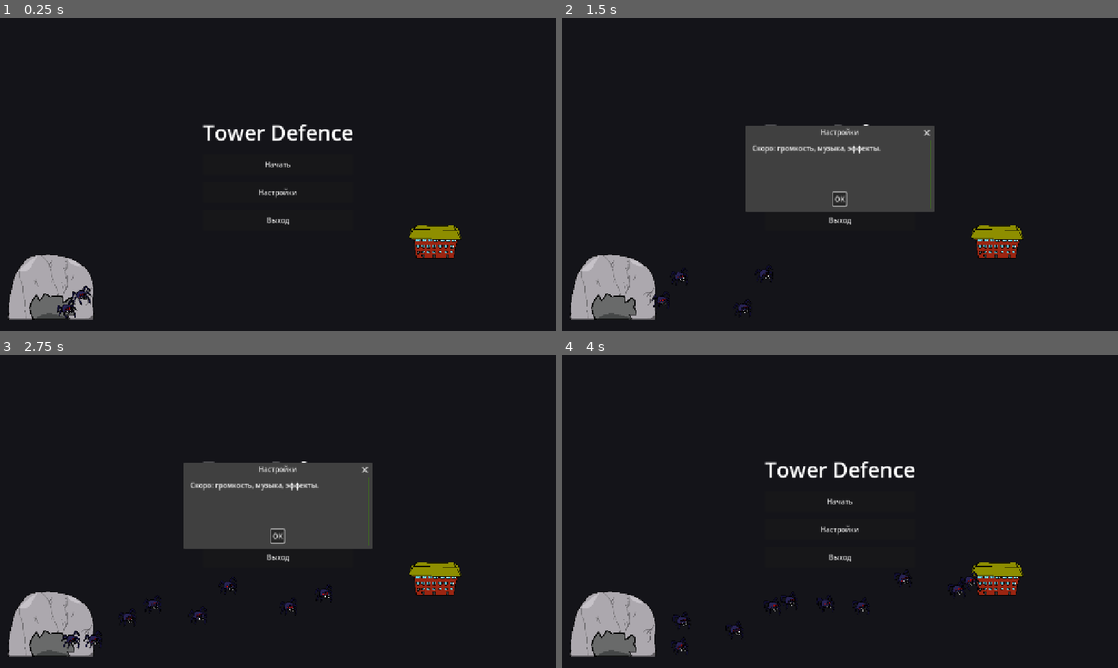
Above: before the commit, frames 1-4 (two rows, left to right).
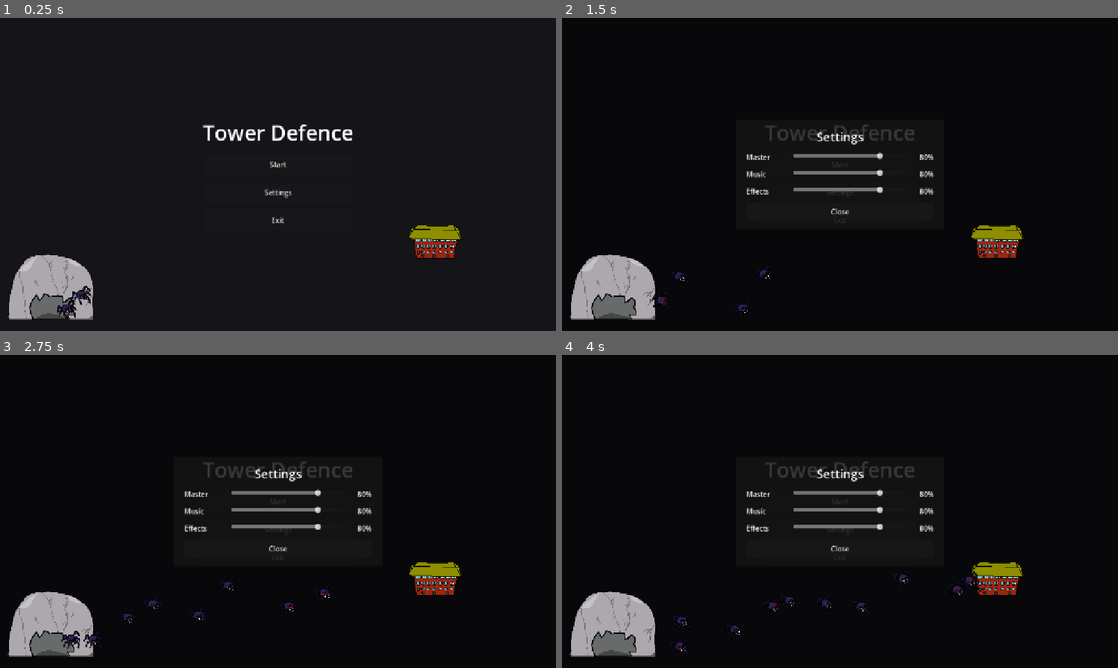
Above: after the commit, the same moments.

Repository: ternaryCat/ldjam59
Game: Godot game, scene res://components/menu.tscn
Same seed, same stepped clock (60 frames per second), same inputs: the game is played once before the commit and once after it. Sound files missing from this copy of the repository are replaced by a short silence.
Inputs (mouse positions are in pixels of both pictures, inside the frame that each line leads up to):
- Up to frame 1 (0.25 s): no input
- Up to frame 2 (1.5 s): click "Настройки" (after the commit: "Settings") at 0.5 s; click "Начать" (after the commit: "Start") at 1.25 s
- Up to frame 3 (2.75 s): click "Начать" (after the commit: "Start") at 2 s
- Up to frame 4 (4 s): click (840, 536) at 2.75 s, where only the run before the commit has a clickable "OK"; move the mouse to (962, 495) at 3.52 s; hold D (right) from 3.53 s (still down); tap W (top) at 3.6 s; click (962, 495) at 3.67 s

The runs differ from the first frame. In frame 1, 0.2% of the frame differs, in the area x 46-54%, y 45-66%; in frame 2, 8.9%, in the area x 33-67%, y 34-66%; in frame 3, 8.9%; in frame 4, 1.8%.

Commit message:
demo & audio settings

Diff:
--- /dev/null
+++ b/components/demo.gd
@@ -0,0 +1,16 @@
+extends Node2D
+
+
+func _ready() -> void:
+	_set_vision($towers/ballista, 320.0)
+	_set_vision($towers/mortar, 320.0)
+	_set_vision($towers/mage, 400.0)
+
+
+func _set_vision(tower: Node, r: float) -> void:
+	var shape := tower.get_node_or_null("vision/shape") as CollisionShape2D
+	if shape == null or not (shape.shape is CircleShape2D):
+		return
+	var c: CircleShape2D = shape.shape.duplicate()
+	c.radius = r
+	shape.shape = c
--- /dev/null
+++ b/components/demo.tscn
@@ -0,0 +1,102 @@
+[gd_scene format=3 uid="uid://ddemoscene001"]
+
+[ext_resource type="Texture2D" uid="uid://b70ern4vmdfkp" path="res://images/map.png" id="0_bg"]
+[ext_resource type="PackedScene" uid="uid://eyln1wkn80r" path="res://components/level/enemy.tscn" id="1_enm"]
+[ext_resource type="PackedScene" uid="uid://dmyske8pf6rii" path="res://components/level/tower.tscn" id="2_bal"]
+[ext_resource type="PackedScene" uid="uid://ewya4twoj74c" path="res://components/level/mortar.tscn" id="3_mor"]
+[ext_resource type="PackedScene" uid="uid://cr10sgbaehven" path="res://components/level/mage.tscn" id="4_mag"]
+[ext_resource type="Script" path="res://components/demo.gd" id="5_dmo"]
+
+[node name="Demo" type="Node2D"]
+script = ExtResource("5_dmo")
+
+[node name="background" type="Sprite2D" parent="."]
+position = Vector2(640, 360)
+texture = ExtResource("0_bg")
+
+[node name="towers" type="Node2D" parent="."]
+
+[node name="ballista" parent="towers" instance=ExtResource("2_bal")]
+position = Vector2(213, 550)
+fire_interval = 0.4
+shot_speed = 1000.0
+shot_damage = 50
+shot_pierce = 3
+shot_scale = Vector2(1.75, 1.75)
+
+[node name="mortar" parent="towers" instance=ExtResource("3_mor")]
+position = Vector2(640, 550)
+fire_interval = 1.5
+splash_radius = 160.0
+splash_damage = 50
+
+[node name="mage" parent="towers" instance=ExtResource("4_mag")]
+position = Vector2(1067, 550)
+fire_interval = 0.3
+initial_spread = 0.6
+bolt_damage = 5
+slow_duration = 5.0
+slow_factor = 0.04
+bolt_count = 7
+
+[node name="enemies" type="Node2D" parent="."]
+
+[node name="bal_e1" parent="enemies" instance=ExtResource("1_enm")]
+position = Vector2(213, 250)
+max_hp = 999999999
+
+[node name="bal_e2" parent="enemies" instance=ExtResource("1_enm")]
+position = Vector2(213, 330)
+max_hp = 999999999
+
+[node name="bal_e3" parent="enemies" instance=ExtResource("1_enm")]
+position = Vector2(213, 410)
+max_hp = 999999999
+
+[node name="mor_e1" parent="enemies" instance=ExtResource("1_enm")]
+position = Vector2(610, 180)
+max_hp = 999999999
+
+[node name="mor_e2" parent="enemies" instance=ExtResource("1_enm")]
+position = Vector2(660, 180)
+max_hp = 999999999
+
+[node name="mor_e3" parent="enemies" instance=ExtResource("1_enm")]
+position = Vector2(640, 230)
+max_hp = 999999999
+
+[node name="mor_e4" parent="enemies" instance=ExtResource("1_enm")]
+position = Vector2(600, 230)
+max_hp = 999999999
+
+[node name="mor_e5" parent="enemies" instance=ExtResource("1_enm")]
+position = Vector2(680, 230)
+max_hp = 999999999
+
+[node name="mag_e1" parent="enemies" instance=ExtResource("1_enm")]
+position = Vector2(1067, 140)
+max_hp = 999999999
+
+[node name="mag_e2" parent="enemies" instance=ExtResource("1_enm")]
+position = Vector2(1000, 180)
+max_hp = 999999999
+
+[node name="mag_e3" parent="enemies" instance=ExtResource("1_enm")]
+position = Vector2(1134, 180)
+max_hp = 999999999
+
+[node name="mag_e4" parent="enemies" instance=ExtResource("1_enm")]
+position = Vector2(1020, 240)
+max_hp = 999999999
+
+[node name="mag_e5" parent="enemies" instance=ExtResource("1_enm")]
+position = Vector2(1067, 260)
+max_hp = 999999999
+
+[node name="mag_e6" parent="enemies" instance=ExtResource("1_enm")]
+position = Vector2(1114, 240)
+max_hp = 999999999
+
+[node name="mag_e7" parent="enemies" instance=ExtResource("1_enm")]
+position = Vector2(1067, 200)
+max_hp = 999999999
--- a/components/level.gd
+++ b/components/level.gd
@@ -31,7 +31,7 @@
 const WAVE_COUNTS: Array[int] = [10, 30, 60, 100, 300]
 const WAVE_REWARDS: Array[int] = [160, 200, 280, 360]
 
-@export var starting_money: int = 120
+@export var starting_money: int = 1200
 
 var total_waves: int = WAVE_COUNTS.size()
 
@@ -55,6 +55,7 @@
 
 
 func _ready() -> void:
+	GameSettings.load_and_apply()
 	_money = starting_money
 	for id in TOWERS:
 		var probe: Node = TOWERS[id].scene.instantiate()
@@ -224,7 +225,7 @@
 	if next.has("pierce"):
 		stats.append({"key": "Pierce", "value": "%d → %d" % [int(current.get("pierce", 1)), int(next.get("pierce", 1))]})
 	if next.has("splash_radius"):
-		stats.append({"key": "Splash r.", "value": _delta_text(current.get("splash_radius", 0.0), next.get("splash_radius", 0.0))})
+		stats.append({"key": "Splash", "value": _delta_text(current.get("splash_radius", 0.0), next.get("splash_radius", 0.0))})
 	if next.has("slow_factor"):
 		var cur_slow: float = 1.0 - float(current.get("slow_factor", 1.0))
 		var next_slow: float = 1.0 - float(next.get("slow_factor", 1.0))
--- a/components/level/buildings_panel.tscn
+++ b/components/level/buildings_panel.tscn
@@ -1,7 +1,7 @@
-[gd_scene load_steps=2 format=3]
+[gd_scene format=3 uid="uid://cs2846q36epuv"]
 
-[ext_resource type="Script" path="res://components/level/buildings_panel.gd" id="1_panel"]
+[ext_resource type="Script" uid="uid://ygppgijilgk3" path="res://components/level/buildings_panel.gd" id="1_panel"]
 
-[node name="buildings_panel" type="VBoxContainer"]
+[node name="buildings_panel" type="VBoxContainer" unique_id=354739122]
+theme_override_constants/separation = 6
 script = ExtResource("1_panel")
-theme_override_constants/separation = 6
--- a/components/level/enemy.gd
+++ b/components/level/enemy.gd
@@ -64,6 +64,7 @@
 	_collision.area_entered.connect(_on_area_entered)
 	_collision.area_exited.connect(_on_area_exited)
 	_bite_sfx = AudioStreamPlayer2D.new()
+	_bite_sfx.bus = &"SFX"
 	add_child(_bite_sfx)
 	if _player == null:
 		_player = get_tree().get_first_node_in_group("player") as CharacterBody2D
--- a/components/level/hud.gd
+++ b/components/level/hud.gd
@@ -4,6 +4,19 @@
 signal tower_requested(tower_id: String)
 signal confirm_requested
 signal cancel_requested
+
+const COIN_ICON: Texture2D = preload("res://images/coin.png")
+const STAT_ICONS: Dictionary = {
+	"Range": preload("res://images/range.png"),
+	"Min": preload("res://images/min_range.png"),
+	"Rate": preload("res://images/rate.png"),
+	"Damage": preload("res://images/atack.png"),
+	"Splash": preload("res://images/splash.png"),
+	"Pierce": preload("res://images/missles.png"),
+	"Splash r.": preload("res://images/splash.png"),
+	"Bolts": preload("res://images/missles.png"),
+	"Slow": preload("res://images/slow.png"),
+}
 
 @onready var _money_label: Label = $root/money
 @onready var _phase_label: Label = $root/phase
@@ -110,20 +123,16 @@
 
 func _build_upgrade_card(item: Dictionary) -> Control:
 	var card := VBoxContainer.new()
-	card.custom_minimum_size = Vector2(200, 0)
+	card.custom_minimum_size = Vector2(220, 0)
 	var name_lbl := Label.new()
 	name_lbl.text = item.get("label", "")
 	name_lbl.horizontal_alignment = HORIZONTAL_ALIGNMENT_CENTER
 	card.add_child(name_lbl)
-	var cost_lbl := Label.new()
-	cost_lbl.text = "Cost: $%d" % item.get("cost", 0)
-	cost_lbl.horizontal_alignment = HORIZONTAL_ALIGNMENT_CENTER
-	card.add_child(cost_lbl)
+	card.add_child(_stat_row(COIN_ICON, "Cost", "$%d" % int(item.get("cost", 0))))
 	for stat in item.get("stats", []):
-		var s := Label.new()
-		s.text = "%s: %s" % [stat.get("key", ""), stat.get("value", "")]
-		s.horizontal_alignment = HORIZONTAL_ALIGNMENT_CENTER
-		card.add_child(s)
+		var key: String = stat.get("key", "")
+		var value: String = str(stat.get("value", ""))
+		card.add_child(_stat_row(STAT_ICONS.get(key, null), key, value))
 	return card
 
 
@@ -152,20 +161,16 @@
 
 func _build_card(item: Dictionary) -> Control:
 	var card := VBoxContainer.new()
-	card.custom_minimum_size = Vector2(140, 0)
+	card.custom_minimum_size = Vector2(160, 0)
 	var name_lbl := Label.new()
 	name_lbl.text = item.get("label", "")
 	name_lbl.horizontal_alignment = HORIZONTAL_ALIGNMENT_CENTER
 	card.add_child(name_lbl)
-	var cost_lbl := Label.new()
-	cost_lbl.text = "Cost: $%d" % item.get("cost", 0)
-	cost_lbl.horizontal_alignment = HORIZONTAL_ALIGNMENT_CENTER
-	card.add_child(cost_lbl)
+	card.add_child(_stat_row(COIN_ICON, "Cost", "$%d" % int(item.get("cost", 0))))
 	for stat in item.get("stats", []):
-		var s := Label.new()
-		s.text = "%s: %s" % [stat.get("key", ""), stat.get("value", "")]
-		s.horizontal_alignment = HORIZONTAL_ALIGNMENT_CENTER
-		card.add_child(s)
+		var key: String = stat.get("key", "")
+		var value: String = str(stat.get("value", ""))
+		card.add_child(_stat_row(STAT_ICONS.get(key, null), key, value))
 	var btn := Button.new()
 	btn.text = "Build"
 	btn.disabled = not item.get("affordable", false)
@@ -175,5 +180,21 @@
 	return card
 
 
+func _stat_row(icon: Texture2D, label: String, value: String) -> HBoxContainer:
+	var row := HBoxContainer.new()
+	row.add_theme_constant_override("separation", 6)
+	var tex := TextureRect.new()
+	tex.custom_minimum_size = Vector2(20, 20)
+	tex.expand_mode = TextureRect.EXPAND_FIT_WIDTH_PROPORTIONAL
+	tex.stretch_mode = TextureRect.STRETCH_KEEP_ASPECT_CENTERED
+	if icon:
+		tex.texture = icon
+	row.add_child(tex)
+	var lbl := Label.new()
+	lbl.text = "%s: %s" % [label, value]
+	row.add_child(lbl)
+	return row
+
+
 func _on_start_pressed() -> void:
 	wave_requested.emit()
--- a/components/level/mage.gd
+++ b/components/level/mage.gd
@@ -34,6 +34,7 @@
 		_body.input_event.connect(_on_body_input)
 	_sfx = AudioStreamPlayer2D.new()
 	_sfx.stream = ATTACK_SFX
+	_sfx.bus = &"SFX"
 	add_child(_sfx)
 	if upgrades.is_empty():
 		_populate_default_upgrades()
@@ -164,7 +165,7 @@
 		"min_range": 0.0,
 		"reload": u.fire_interval,
 		"damage": u.bolt_damage,
-		"damage_label": "Shots",
+		"damage_label": "Damage",
 		"slow_factor": u.slow_factor,
 		"slow_duration": u.slow_duration,
 		"bolt_count": u.bolt_count,
@@ -191,7 +192,7 @@
 		"min_range": 0.0,
 		"reload": fire_interval,
 		"damage": bolt_damage,
-		"damage_label": "Shots",
+		"damage_label": "Damage",
 		"slow_factor": slow_factor,
 		"slow_duration": slow_duration,
 		"bolt_count": bolt_count,
--- a/components/level/mage/bolt.gd
+++ b/components/level/mage/bolt.gd
@@ -43,6 +43,8 @@
 	var hit_target := area.get_parent()
 	if hit_target == null or not hit_target.is_in_group("enemies"):
 		return
+	if is_instance_valid(_target) and hit_target != _target:
+		return
 	if hit_target.has_method("take_damage"):
 		hit_target.take_damage(damage)
 	if hit_target.has_method("apply_slow"):
--- a/components/level/mortar.gd
+++ b/components/level/mortar.gd
@@ -33,6 +33,7 @@
 		_body.input_event.connect(_on_body_input)
 	_sfx = AudioStreamPlayer2D.new()
 	_sfx.stream = ATTACK_SFX
+	_sfx.bus = &"SFX"
 	add_child(_sfx)
 	if upgrades.is_empty():
 		_populate_default_upgrades()
@@ -144,7 +145,7 @@
 		"min_range": u.min_range,
 		"reload": u.fire_interval,
 		"damage": u.splash_damage,
-		"damage_label": "Splash",
+		"damage_label": "Damage",
 		"splash_radius": u.splash_radius,
 	}
 
@@ -168,7 +169,7 @@
 		"min_range": min_range,
 		"reload": fire_interval,
 		"damage": splash_damage,
-		"damage_label": "Splash",
+		"damage_label": "Damage",
 		"splash_radius": splash_radius,
 	}
 
--- a/components/level/mortar/impact.gd
+++ b/components/level/mortar/impact.gd
@@ -14,6 +14,7 @@
 func _ready() -> void:
 	var sfx := AudioStreamPlayer2D.new()
 	sfx.stream = BANG_SFX
+	sfx.bus = &"SFX"
 	sfx.finished.connect(func() -> void: _sfx_done = true)
 	add_child(sfx)
 	sfx.play()
--- a/components/level/signal_area.gd
+++ b/components/level/signal_area.gd
@@ -17,6 +17,7 @@
 	_sfx = AudioStreamPlayer.new()
 	_sfx.stream = SIGNAL_SFX
 	_sfx.volume_db = volume_db
+	_sfx.bus = &"SFX"
 	_sfx.finished.connect(_on_sfx_finished)
 	add_child(_sfx)
 	print("[signal_area] sfx stream=", SIGNAL_SFX, " class=", SIGNAL_SFX.get_class() if SIGNAL_SFX else "null")
--- a/components/level/tower.gd
+++ b/components/level/tower.gd
@@ -32,6 +32,7 @@
 		_body.input_event.connect(_on_body_input)
 	_sfx = AudioStreamPlayer2D.new()
 	_sfx.stream = ATTACK_SFX
+	_sfx.bus = &"SFX"
 	add_child(_sfx)
 	if upgrades.is_empty():
 		_populate_default_upgrades()
--- a/components/menu.tscn
+++ b/components/menu.tscn
@@ -38,22 +38,134 @@
 [node name="start" type="Button" parent="ui/center/vbox" unique_id=646835790]
 custom_minimum_size = Vector2(240, 48)
 layout_mode = 2
-text = "Начать"
+text = "Start"
 
 [node name="settings" type="Button" parent="ui/center/vbox" unique_id=538002535]
 custom_minimum_size = Vector2(240, 48)
 layout_mode = 2
-text = "Настройки"
+text = "Settings"
 
 [node name="quit" type="Button" parent="ui/center/vbox" unique_id=1501449431]
 custom_minimum_size = Vector2(240, 48)
 layout_mode = 2
-text = "Выход"
+text = "Exit"
 
-[node name="settings_dialog" type="AcceptDialog" parent="ui" unique_id=2045776665]
-title = "Настройки"
-size = Vector2i(420, 160)
-dialog_text = "Скоро: громкость, музыка, эффекты."
+[node name="settings_overlay" type="Control" parent="ui" unique_id=2045776665]
+visible = false
+layout_mode = 3
+anchors_preset = 15
+anchor_right = 1.0
+anchor_bottom = 1.0
+mouse_filter = 0
+
+[node name="backdrop" type="ColorRect" parent="ui/settings_overlay"]
+layout_mode = 1
+anchors_preset = 15
+anchor_right = 1.0
+anchor_bottom = 1.0
+color = Color(0, 0, 0, 0.6)
+mouse_filter = 0
+
+[node name="center" type="CenterContainer" parent="ui/settings_overlay"]
+layout_mode = 1
+anchors_preset = 15
+anchor_right = 1.0
+anchor_bottom = 1.0
+
+[node name="panel" type="PanelContainer" parent="ui/settings_overlay/center"]
+layout_mode = 2
+custom_minimum_size = Vector2(480, 0)
+
+[node name="margin" type="MarginContainer" parent="ui/settings_overlay/center/panel"]
+layout_mode = 2
+theme_override_constants/margin_left = 24
+theme_override_constants/margin_top = 20
+theme_override_constants/margin_right = 24
+theme_override_constants/margin_bottom = 20
+
+[node name="vbox" type="VBoxContainer" parent="ui/settings_overlay/center/panel/margin"]
+layout_mode = 2
+theme_override_constants/separation = 16
+
+[node name="title" type="Label" parent="ui/settings_overlay/center/panel/margin/vbox"]
+layout_mode = 2
+theme_override_font_sizes/font_size = 28
+text = "Settings"
+horizontal_alignment = 1
+
+[node name="master_row" type="HBoxContainer" parent="ui/settings_overlay/center/panel/margin/vbox"]
+layout_mode = 2
+theme_override_constants/separation = 12
+
+[node name="label" type="Label" parent="ui/settings_overlay/center/panel/margin/vbox/master_row"]
+custom_minimum_size = Vector2(96, 0)
+layout_mode = 2
+text = "Master"
+
+[node name="slider" type="HSlider" parent="ui/settings_overlay/center/panel/margin/vbox/master_row"]
+layout_mode = 2
+size_flags_horizontal = 3
+min_value = 0.0
+max_value = 1.0
+step = 0.01
+value = 0.8
+
+[node name="value" type="Label" parent="ui/settings_overlay/center/panel/margin/vbox/master_row"]
+custom_minimum_size = Vector2(56, 0)
+layout_mode = 2
+text = "80%"
+horizontal_alignment = 2
+
+[node name="music_row" type="HBoxContainer" parent="ui/settings_overlay/center/panel/margin/vbox"]
+layout_mode = 2
+theme_override_constants/separation = 12
+
+[node name="label" type="Label" parent="ui/settings_overlay/center/panel/margin/vbox/music_row"]
+custom_minimum_size = Vector2(96, 0)
+layout_mode = 2
+text = "Music"
+
+[node name="slider" type="HSlider" parent="ui/settings_overlay/center/panel/margin/vbox/music_row"]
+layout_mode = 2
+size_flags_horizontal = 3
+min_value = 0.0
+max_value = 1.0
+step = 0.01
+value = 0.8
+
+[node name="value" type="Label" parent="ui/settings_overlay/center/panel/margin/vbox/music_row"]
+custom_minimum_size = Vector2(56, 0)
+layout_mode = 2
+text = "80%"
+horizontal_alignment = 2
+
+[node name="sfx_row" type="HBoxContainer" parent="ui/settings_overlay/center/panel/margin/vbox"]
+layout_mode = 2
+theme_override_constants/separation = 12
+
+[node name="label" type="Label" parent="ui/settings_overlay/center/panel/margin/vbox/sfx_row"]
+custom_minimum_size = Vector2(96, 0)
+layout_mode = 2
+text = "Effects"
+
+[node name="slider" type="HSlider" parent="ui/settings_overlay/center/panel/margin/vbox/sfx_row"]
+layout_mode = 2
+size_flags_horizontal = 3
+min_value = 0.0
+max_value = 1.0
+step = 0.01
+value = 0.8
+
+[node name="value" type="Label" parent="ui/settings_overlay/center/panel/margin/vbox/sfx_row"]
+custom_minimum_size = Vector2(56, 0)
+layout_mode = 2
+text = "80%"
+horizontal_alignment = 2
+
+[node name="close" type="Button" parent="ui/settings_overlay/center/panel/margin/vbox"]
+custom_minimum_size = Vector2(0, 40)
+layout_mode = 2
+text = "Close"
 
 [node name="spawner" parent="ui" unique_id=1588589298 instance=ExtResource("2_np6pp")]
 position = Vector2(116, 665)
--- a/components/menu/menu.gd
+++ b/components/menu/menu.gd
@@ -1,6 +1,30 @@
 extends Node2D
 
-@onready var _settings_dialog: AcceptDialog = $ui/settings_dialog
+const SETTINGS_SCRIPT := preload("res://components/settings.gd")
+
+@onready var _settings_overlay: Control = $ui/settings_overlay
+@onready var _master_slider: HSlider = $ui/settings_overlay/center/panel/margin/vbox/master_row/slider
+@onready var _music_slider: HSlider = $ui/settings_overlay/center/panel/margin/vbox/music_row/slider
+@onready var _sfx_slider: HSlider = $ui/settings_overlay/center/panel/margin/vbox/sfx_row/slider
+@onready var _master_value: Label = $ui/settings_overlay/center/panel/margin/vbox/master_row/value
+@onready var _music_value: Label = $ui/settings_overlay/center/panel/margin/vbox/music_row/value
+@onready var _sfx_value: Label = $ui/settings_overlay/center/panel/margin/vbox/sfx_row/value
+@onready var _close_button: Button = $ui/settings_overlay/center/panel/margin/vbox/close
+
+var _volumes: Dictionary
+
+
+func _ready() -> void:
+	_volumes = SETTINGS_SCRIPT.load_and_apply()
+	_master_slider.value = _volumes[SETTINGS_SCRIPT.BUS_MASTER]
+	_music_slider.value = _volumes[SETTINGS_SCRIPT.BUS_MUSIC]
+	_sfx_slider.value = _volumes[SETTINGS_SCRIPT.BUS_SFX]
+	_update_labels()
+	_master_slider.value_changed.connect(_on_master_changed)
+	_music_slider.value_changed.connect(_on_music_changed)
+	_sfx_slider.value_changed.connect(_on_sfx_changed)
+	_close_button.pressed.connect(_on_settings_close)
+	_settings_overlay.visible = false
 
 
 func _on_start_pressed() -> void:
@@ -8,8 +32,37 @@
 
 
 func _on_settings_pressed() -> void:
-	_settings_dialog.popup_centered()
+	_settings_overlay.visible = true
 
 
 func _on_quit_pressed() -> void:
 	get_tree().quit()
+
+
+func _on_master_changed(value: float) -> void:
+	_volumes[SETTINGS_SCRIPT.BUS_MASTER] = value
+	SETTINGS_SCRIPT.set_bus_volume(SETTINGS_SCRIPT.BUS_MASTER, value)
+	_update_labels()
+
+
+func _on_music_changed(value: float) -> void:
+	_volumes[SETTINGS_SCRIPT.BUS_MUSIC] = value
+	SETTINGS_SCRIPT.set_bus_volume(SETTINGS_SCRIPT.BUS_MUSIC, value)
+	_update_labels()
+
+
+func _on_sfx_changed(value: float) -> void:
+	_volumes[SETTINGS_SCRIPT.BUS_SFX] = value
+	SETTINGS_SCRIPT.set_bus_volume(SETTINGS_SCRIPT.BUS_SFX, value)
+	_update_labels()
+
+
+func _update_labels() -> void:
+	_master_value.text = "%d%%" % int(round(float(_volumes[SETTINGS_SCRIPT.BUS_MASTER]) * 100.0))
+	_music_value.text = "%d%%" % int(round(float(_volumes[SETTINGS_SCRIPT.BUS_MUSIC]) * 100.0))
+	_sfx_value.text = "%d%%" % int(round(float(_volumes[SETTINGS_SCRIPT.BUS_SFX]) * 100.0))
+
+
+func _on_settings_close() -> void:
+	SETTINGS_SCRIPT.save(_volumes)
+	_settings_overlay.visible = false
--- /dev/null
+++ b/components/settings.gd
@@ -0,0 +1,47 @@
+class_name GameSettings
+extends RefCounted
+
+const CONFIG_PATH: String = "user://settings.cfg"
+const BUS_MASTER: String = "Master"
+const BUS_MUSIC: String = "Music"
+const BUS_SFX: String = "SFX"
+
+const DEFAULTS := {
+	BUS_MASTER: 0.8,
+	BUS_MUSIC: 0.8,
+	BUS_SFX: 0.8,
+}
+
+
+static func load_and_apply() -> Dictionary:
+	var volumes: Dictionary = {}
+	for key in DEFAULTS:
+		volumes[key] = DEFAULTS[key]
+	var cfg := ConfigFile.new()
+	if cfg.load(CONFIG_PATH) == OK:
+		for key in volumes:
+			volumes[key] = float(cfg.get_value("audio", key.to_lower(), volumes[key]))
+	apply(volumes)
+	return volumes
+
+
+static func apply(volumes: Dictionary) -> void:
+	for bus_name in volumes:
+		set_bus_volume(bus_name, float(volumes[bus_name]))
+
+
+static func save(volumes: Dictionary) -> void:
+	var cfg := ConfigFile.new()
+	for bus_name in volumes:
+		cfg.set_value("audio", bus_name.to_lower(), float(volumes[bus_name]))
+	cfg.save(CONFIG_PATH)
+
+
+static func set_bus_volume(bus_name: String, linear: float) -> void:
+	var idx := AudioServer.get_bus_index(bus_name)
+	if idx < 0:
+		return
+	linear = clampf(linear, 0.0, 1.0)
+	AudioServer.set_bus_mute(idx, linear <= 0.0001)
+	if linear > 0.0001:
+		AudioServer.set_bus_volume_db(idx, linear_to_db(linear))
--- /dev/null
+++ b/default_bus_layout.tres
@@ -0,0 +1,21 @@
+[gd_resource type="AudioBusLayout" format=3]
+
+[resource]
+bus/0/name = &"Master"
+bus/0/solo = false
+bus/0/mute = false
+bus/0/bypass_fx = false
+bus/0/volume_db = 0.0
+bus/0/send = &""
+bus/1/name = &"Music"
+bus/1/solo = false
+bus/1/mute = false
+bus/1/bypass_fx = false
+bus/1/volume_db = 0.0
+bus/1/send = &"Master"
+bus/2/name = &"SFX"
+bus/2/solo = false
+bus/2/mute = false
+bus/2/bypass_fx = false
+bus/2/volume_db = 0.0
+bus/2/send = &"Master"
Not shown, added: components/demo.gd.uid
Not shown: 1 places in components/menu.tscn that only renumber resources
Not shown, added: components/settings.gd.uid
Binary file added: images/atack.png
Not shown, added: images/atack.png.import
Binary file added: images/coin.png
Not shown, added: images/coin.png.import
Binary file added: images/min_range.png
Not shown, added: images/min_range.png.import
Binary file added: images/missles.png
Not shown, added: images/missles.png.import
Binary file added: images/range.png
(and 7 more such lines)
